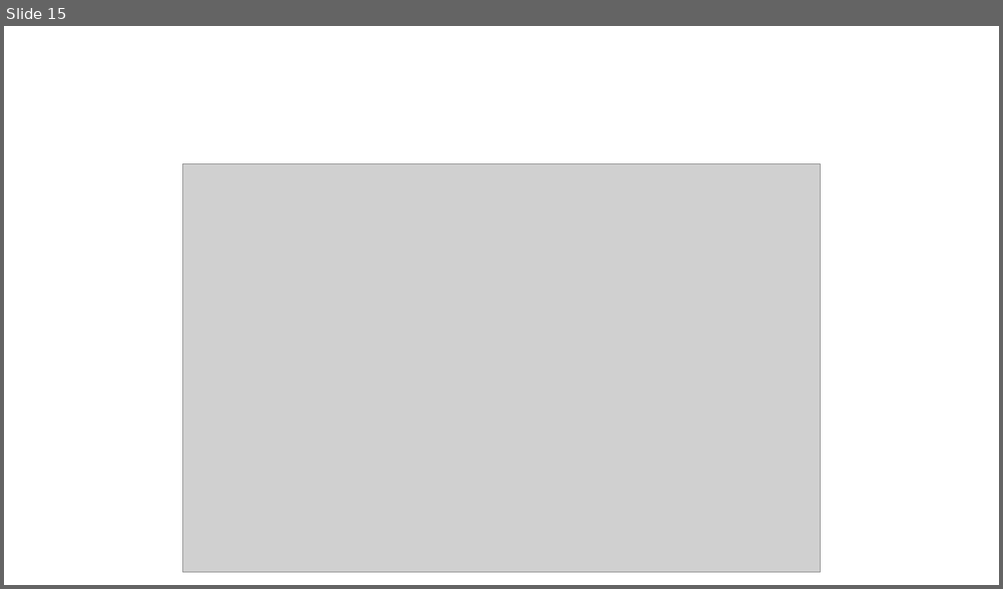
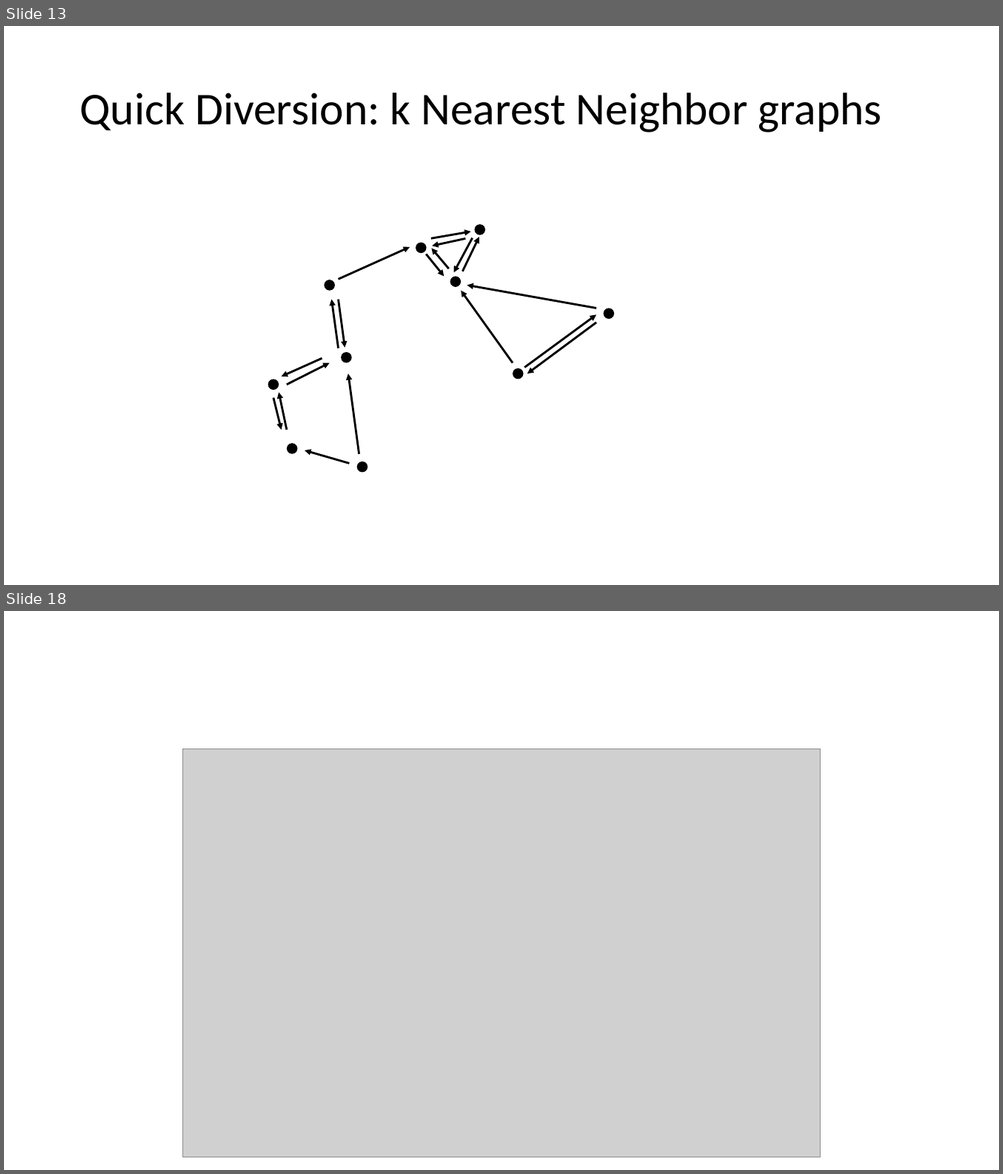
Before and after one commit to AnabelSMRuggiero/Dimensionality-Reduction-Tutorial, a slide deck: Presentation/Dimensionality-Reduction.pptm. Shown one above the other, each under a label of ours: slide 15 before the commit, slides 13 and 18 after it; the slides between them are not shown. The pictures are 1003x589 and 1003x1174 pixels, drawn with LibreOffice and Linux fonts; fonts in the diff are those of the drawing; grey boxes stand for pictures. Boxes give left, top, right and bottom in pixels: in the first picture for what was removed or moved away, otherwise in the second. Text is boxed around its words. In the diff, an @@ line names an element or a change of style, - is before the commit and + after.

```diff
--- a/Presentation/Dimensionality-Reduction.pptm
+++ b/Presentation/Dimensionality-Reduction.pptm
@@ slide 13 added at [4, 26, 999, 585], background #FFFFFF @@
@@ title added at [79, 93, 882, 133], 44 pt, text #000000 @@
+Quick Diversion: k Nearest Neighbor graphs
@@ ellipse added at [474, 224, 484, 235], fill #000000 @@
@@ arrow added from (338, 280) to (410, 247), #000000 2 pt @@
@@ ellipse added at [416, 242, 427, 253], fill #000000 @@
@@ arrow added from (431, 238) to (471, 232), #000000 2 pt @@
@@ arrow added from (465, 238) to (432, 246), #000000 2 pt @@
@@ arrow added from (472, 238) to (454, 273), #000000 2 pt @@
@@ arrow added from (462, 272) to (479, 237), #000000 2 pt @@
@@ arrow added from (427, 255) to (444, 277), #000000 2 pt @@
@@ arrow added from (449, 269) to (432, 248), #000000 2 pt @@
@@ ellipse added at [324, 280, 335, 290], fill #000000 @@
@@ ellipse added at [450, 277, 461, 287], fill #000000 @@
@@ arrow added from (513, 363) to (461, 291), #000000 2 pt @@
@@ arrow added from (597, 308) to (467, 286), #000000 2 pt @@
@@ arrow added from (338, 349) to (332, 300), #000000 2 pt @@
@@ arrow added from (338, 300) to (345, 348), #000000 2 pt @@
@@ ellipse added at [603, 308, 614, 318], fill #000000 @@
@@ arrow added from (525, 368) to (597, 315), #000000 2 pt @@
@@ arrow added from (597, 323) to (527, 374), #000000 2 pt @@
@@ ellipse added at [341, 352, 352, 363], fill #000000 @@
@@ ellipse added at [268, 380, 279, 390], fill #000000 @@
@@ arrow added from (322, 359) to (282, 377), #000000 2 pt @@
@@ arrow added from (287, 385) to (330, 363), #000000 2 pt @@
@@ arrow added from (359, 454) to (348, 374), #000000 2 pt @@
@@ ellipse added at [513, 369, 523, 379], fill #000000 @@
@@ arrow added from (273, 398) to (282, 430), #000000 2 pt @@
@@ arrow added from (287, 430) to (279, 392), #000000 2 pt @@
@@ ellipse added at [287, 444, 297, 454], fill #000000 @@
@@ arrow added from (350, 464) to (304, 451), #000000 2 pt @@
@@ ellipse added at [357, 462, 367, 472], fill #000000 @@
@@ what was slide 15 is now slide 18 @@
```
Also in this commit, not shown: 2 slides changed, 4 other slides added, 2 slides removed, 4 other files.
